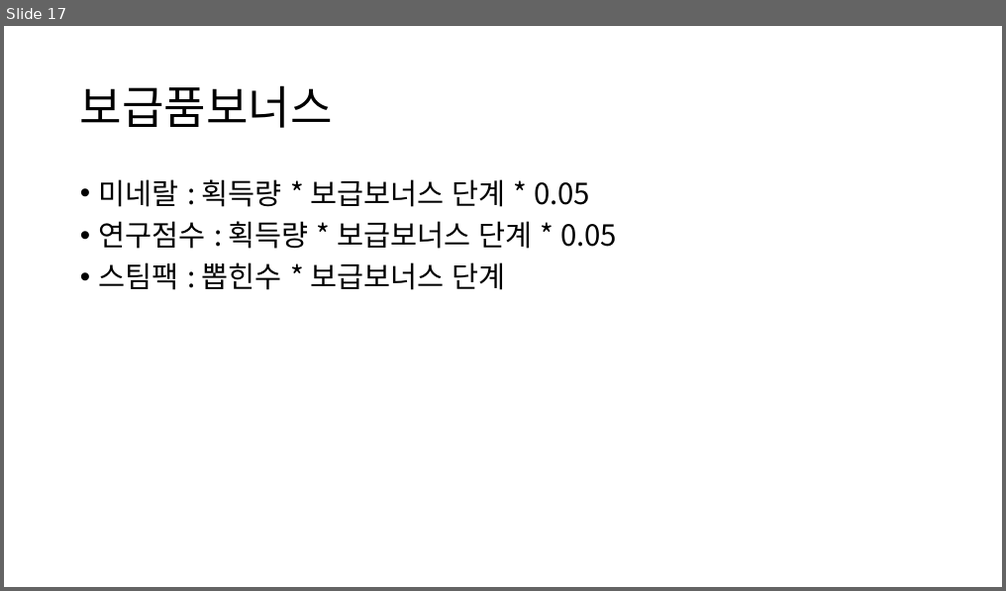
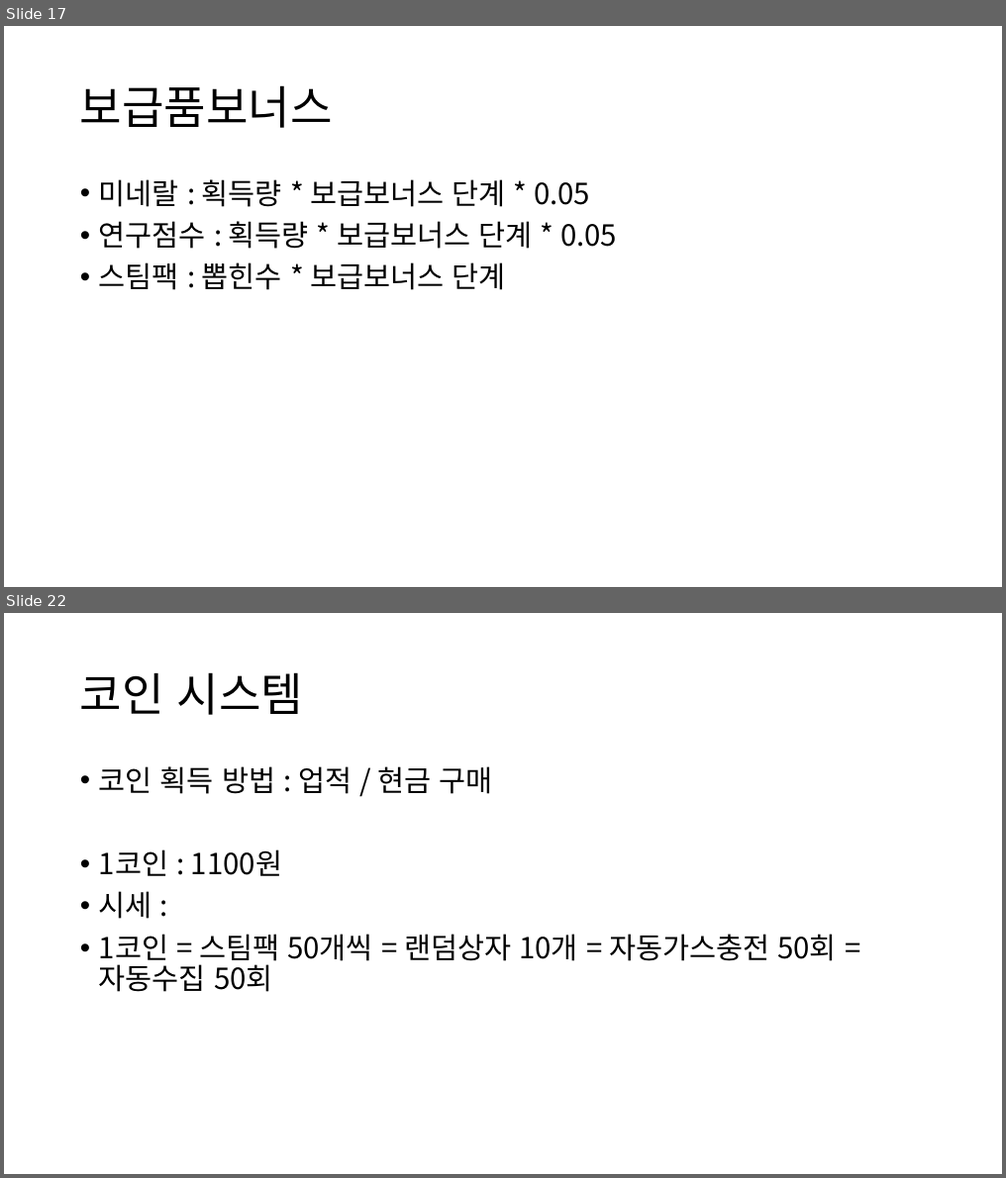
Before and after one commit to SungMinseok/IdleTerran1, a slide deck: SCV 24 기획안.pptx. Shown one above the other, each under a label of ours: slide 17 before the commit, slides 17 and 22 after it; the slides between them are not shown. The pictures are 1006x591 and 1006x1178 pixels, drawn with LibreOffice and Linux fonts; fonts in the diff are those of the drawing. Boxes give left, top, right and bottom in pixels: in the first picture for what was removed or moved away, otherwise in the second. Text is boxed around its words. In the diff, an @@ line names an element or a change of style, - is before the commit and + after.

```diff
--- a/SCV 24 기획안.pptx
+++ b/SCV 24 기획안.pptx
@@ slide 22 added at box(4, 613, 1002, 1174), background #FFFFFF @@
@@ title added at box(80, 672, 303, 715), 44 pt, text #000000 @@
+코인 시스템
@@ text added at box(99, 766, 837, 992), 28 pt, text #000000 @@
+• 코인 획득 방법 : 업적 / 현금 구매
+• 1코인 : 1100원
+• 시세 :
+• 1코인 = 스팀팩 50개씩 = 랜덤상자 10개 = 자동가스충전 50회 = 자동수집 50회
```
Also in this commit, not shown: 1 slide changed, 3 other slides added, 22 other files.
